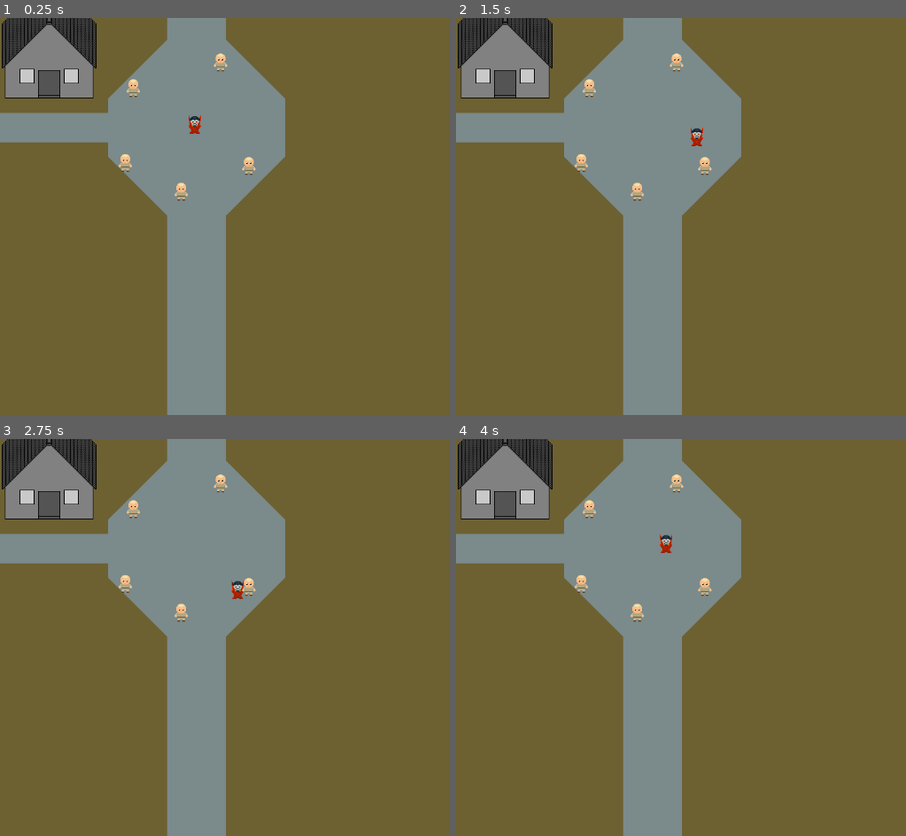
Above: before the commit, frames 1-4 (two rows, left to right).
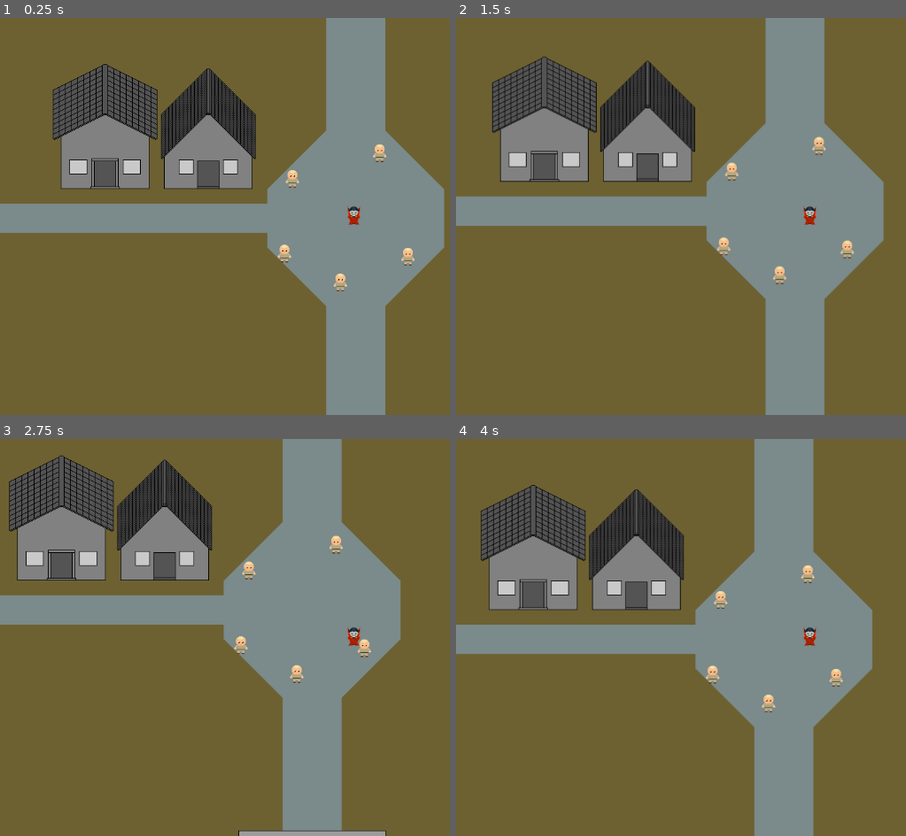
Above: after the commit, the same moments.

Repository: DeadDie44/VampireWillSurvive
Game: Godot game, scene res://assets/scenes/game.tscn
Same seed, same stepped clock (60 frames per second), same inputs: the game is played once before the commit and once after it. The project has no main scene, so this scene is started directly.
Inputs:
- Up to frame 1 (0.25 s): no input
- Up to frame 2 (1.5 s): tap Enter at 0.5 s; hold Right (ui_right) 0.53-1.28 s; hold Down (ui_down) from 1.28 s (still down)
- Up to frame 3 (2.75 s): release Down (ui_down) at 2.03 s; hold Right (ui_right) from 2.03 s (still down)
- Up to frame 4 (4 s): release Right (ui_right) at 2.78 s; hold Up (ui_up) 2.78-3.53 s; hold Left (ui_left) from 3.53 s (still down)

The runs differ from the first frame. In frame 1, 49% of the frame differs, in the area x 0-99%, y 0-100%; in frame 2, 48%; in frame 3, 44%; in frame 4, 49%.

Commit message:
Updated player movement, Attached camera to the player, added some sprites

Diff:
--- a/assets/objects/player.tscn
+++ b/assets/objects/player.tscn
@@ -18,3 +18,5 @@
 [node name="CollisionShape2D" type="CollisionShape2D" parent="."]
 position = Vector2(0, -1)
 shape = SubResource("CapsuleShape2D_llcaq")
+
+[node name="Camera2D" type="Camera2D" parent="."]
--- a/assets/scenes/game.tscn
+++ b/assets/scenes/game.tscn
@@ -1,12 +1,17 @@
-[gd_scene load_steps=4 format=3 uid="uid://bs4b5oajxr83c"]
+[gd_scene load_steps=5 format=3 uid="uid://bs4b5oajxr83c"]
 
 [ext_resource type="Texture2D" uid="uid://blgoo2wvkwbsa" path="res://assets/sprites/town.png" id="1_ckspe"]
 [ext_resource type="PackedScene" uid="uid://cxux8s4sfrkyc" path="res://assets/objects/player.tscn" id="2_y8fdm"]
 [ext_resource type="PackedScene" uid="uid://bgrcw318pye6p" path="res://assets/objects/enemy.tscn" id="3_sv6j5"]
 
+[sub_resource type="RectangleShape2D" id="RectangleShape2D_4mefm"]
+size = Vector2(332, 206)
+
 [node name="Game" type="Node2D"]
+y_sort_enabled = true
 
 [node name="Town" type="Sprite2D" parent="."]
+z_index = -1
 position = Vector2(320, 191)
 texture = ExtResource("1_ckspe")
 
@@ -27,3 +32,11 @@
 
 [node name="enemy5" parent="." instance=ExtResource("3_sv6j5")]
 position = Vector2(295, 285)
+
+[node name="House Comtainer" type="Node2D" parent="."]
+
+[node name="StaticBody2D" type="StaticBody2D" parent="House Comtainer"]
+
+[node name="CollisionShape2D" type="CollisionShape2D" parent="House Comtainer/StaticBody2D"]
+position = Vector2(-9, 29)
+shape = SubResource("RectangleShape2D_4mefm")
--- a/scripts/player.gd
+++ b/scripts/player.gd
@@ -1,20 +1,44 @@
 extends CharacterBody2D
 
+const ACCELERATION = 96
+const MAX_SPEED  = 64
+const ROLL_SPEED = 100
+const FRICTION = 244
 
-@export var speed = 100
+enum {
+	MOVE,
+	ATTACK
+}
 
+var state = MOVE
+var speed = 0
 
+func _ready():
+	pass
 
-func get_input():
+func _process(delta):
+	match state:
+		MOVE:
+			move(delta)
 
-	var input_direction = Input.get_vector("ui_left", "ui_right", "ui_up", "ui_down")
+	#Esc to quit game
+	if Input.is_action_just_pressed("ui_text_clear_carets_and_selection"):
+		get_tree().quit()
 
-	velocity = input_direction * speed
+func _physics_process(delta):
+	move_and_slide()
 
+func move(delta):
+	var x = Input.get_action_strength("ui_right") - Input.get_action_strength("ui_left")
+	var y = Input.get_action_strength("ui_down") - Input.get_action_strength("ui_up")
 
+	var input_vector = Vector2 (x,y).normalized()
 
-func _physics_process(_delta):
-
-	get_input()
-
-	move_and_slide()
+	if input_vector != Vector2.ZERO:
+		speed += ACCELERATION * delta
+		if speed > MAX_SPEED:
+			speed = MAX_SPEED
+		velocity = input_vector * speed
+	else:
+		speed = 0
+		velocity = velocity.move_toward(Vector2.ZERO, FRICTION * delta)
Binary file changed: assets/sprites/characters.png
Binary file changed: assets/sprites/town.png
